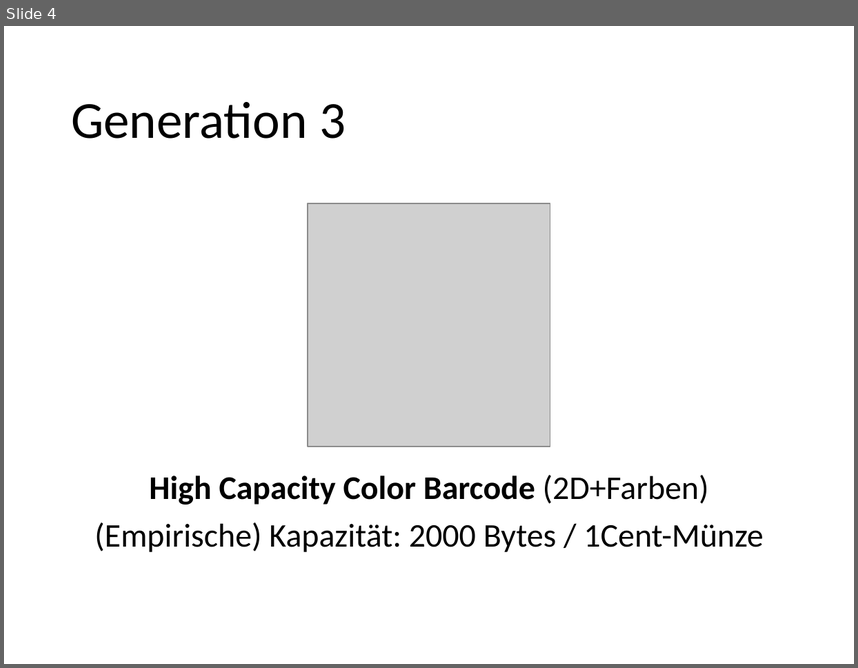
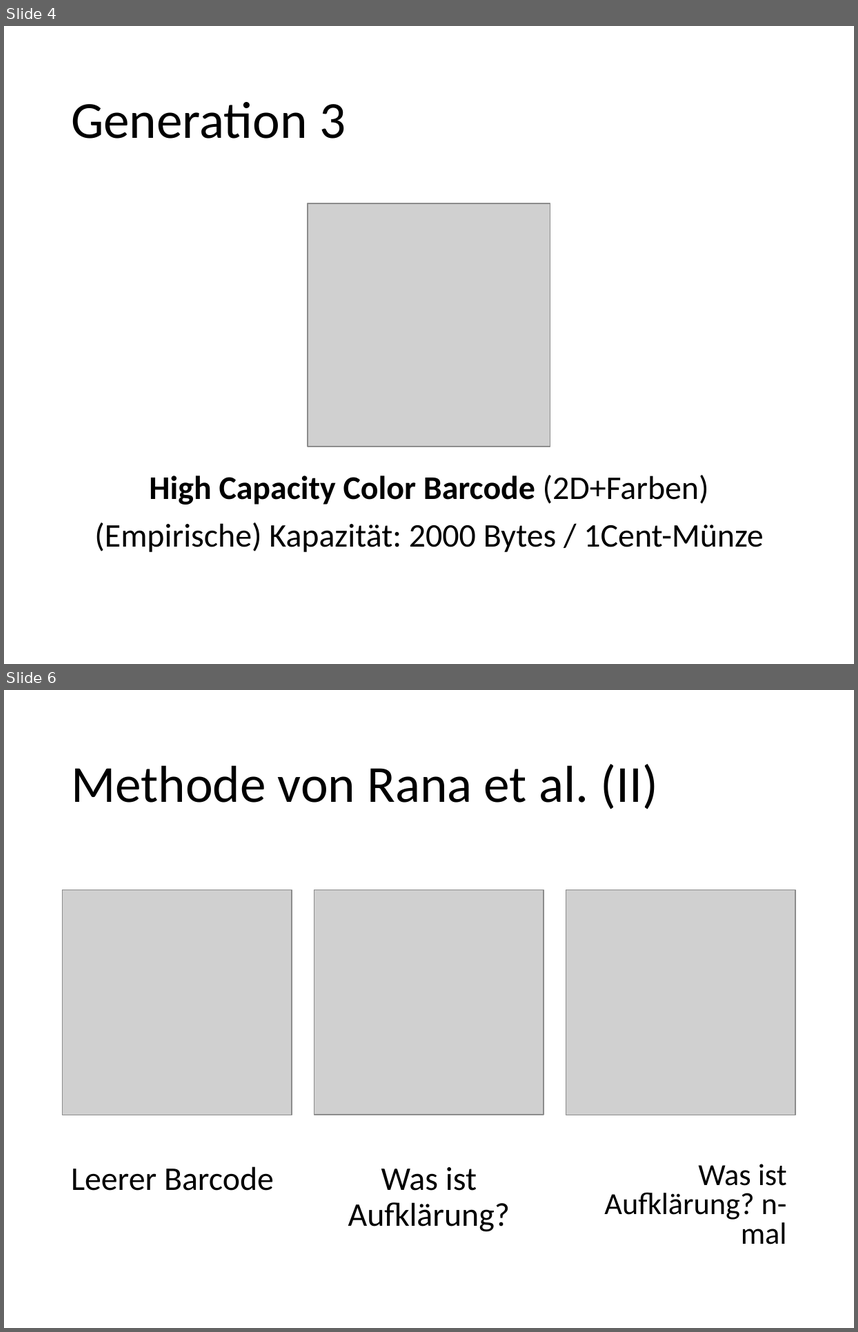
Before and after one commit to foyan/ColorizedBarCodec, a slide deck: doc/presentation/Barcodes.pptx. Shown one above the other, each under a label of ours: slide 4 before the commit, slides 4 and 6 after it; the slides between them are not shown. The pictures are 858x668 and 858x1332 pixels, drawn with LibreOffice and Linux fonts; fonts in the diff are those of the drawing; grey boxes stand for pictures. Boxes give left, top, right and bottom in pixels: in the first picture for what was removed or moved away, otherwise in the second. Text is boxed around its words. In the diff, an @@ line names an element or a change of style, - is before the commit and + after.

```diff
--- a/doc/presentation/Barcodes.pptx
+++ b/doc/presentation/Barcodes.pptx
@@ slide 6 added at bbox=[4, 690, 854, 1328], background #FFFFFF @@
@@ title added at bbox=[71, 764, 657, 809], 44 pt, text #000000 @@
+Methode von Rana et al. (II)
@@ picture added at bbox=[63, 890, 292, 1115] @@
@@ picture added at bbox=[314, 890, 544, 1115] @@
@@ picture added at bbox=[566, 890, 795, 1115] @@
@@ text added at bbox=[604, 1163, 787, 1244], 25.9 pt, text #000000 @@
+Was ist Aufklärung? n-mal
@@ text added at bbox=[71, 1166, 274, 1190], 28 pt, text #000000 @@
+Leerer Barcode
@@ text added at bbox=[348, 1167, 510, 1232], 28 pt, text #000000 @@
+Was ist Aufklärung?
```
Also in this commit, not shown: 2 slides changed, 3 other slides added.
